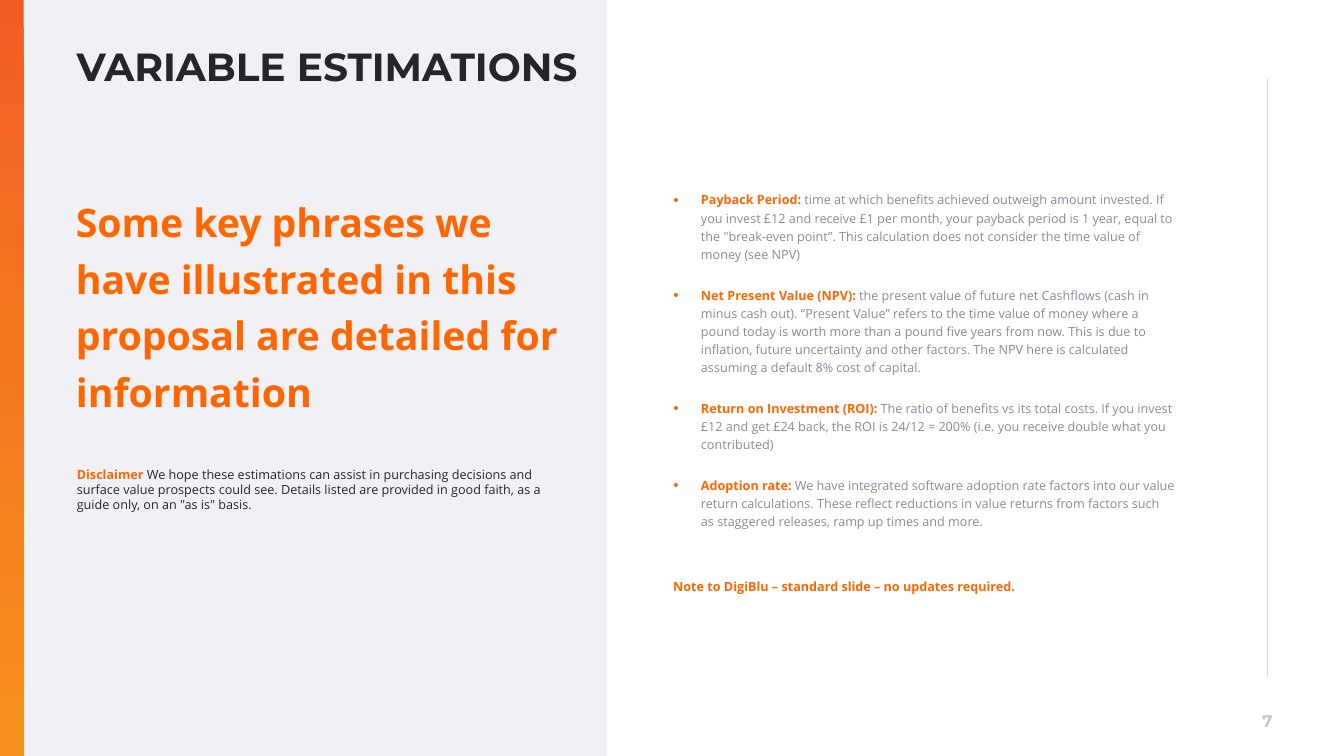
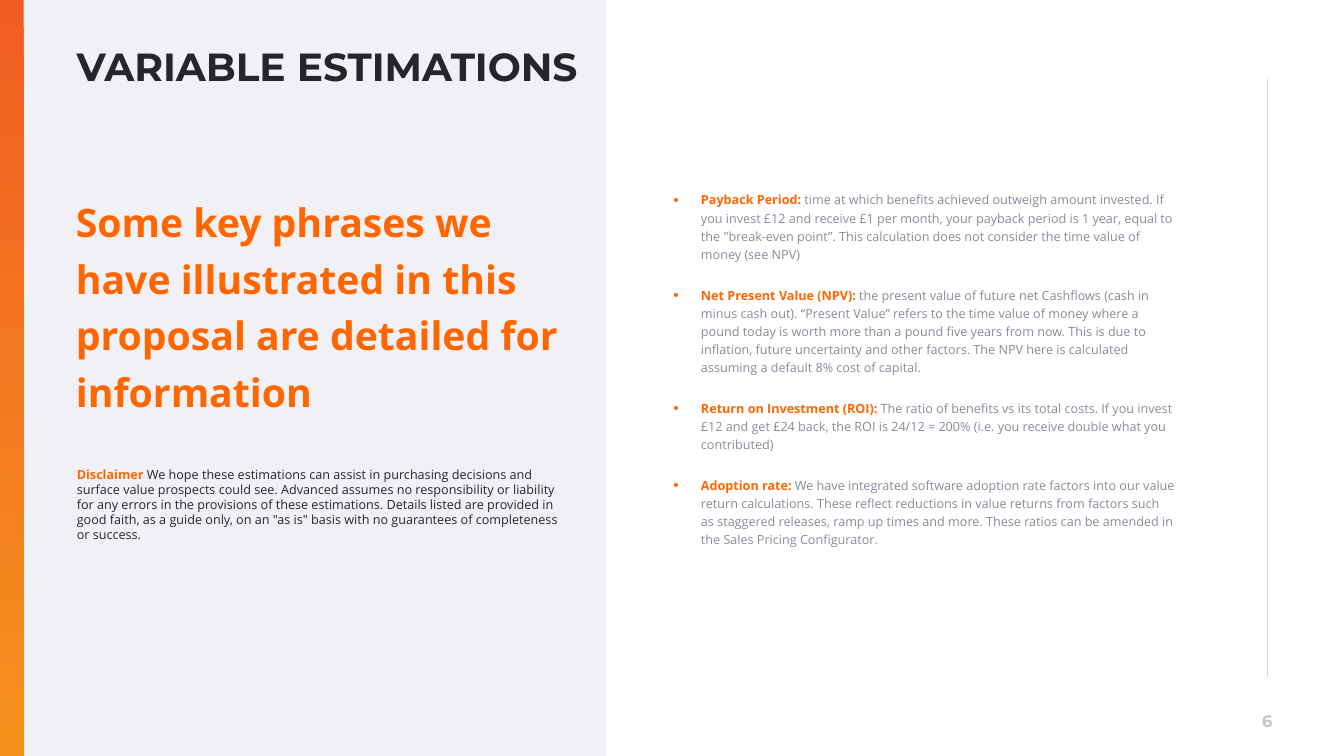
Before and after one commit to muratozdemirpiblo/ppt-api, a slide deck: slide 6 of output.pptx (slide 7 before the commit). Drawn at 1344x756 pixels with LibreOffice and Linux fonts; fonts in the diff are those of the drawing; background and template pictures are left out. Boxes give left, top, right and bottom in pixels: in the first picture for what was removed or moved away, otherwise in the second. Text is boxed around its words. In the diff, an @@ line names an element or a change of style, - is before the commit and + after.

```diff
--- a/output.pptx
+++ b/output.pptx
@@ text at <box>77,469,558,539</box>: text changed @@
-Disclaimer We hope these estimations can assist in purchasing decisions and surface value prospects could see. Details listed are provided in good faith, as a guide only, on an "as is" basis.
+Disclaimer We hope these estimations can assist in purchasing decisions and surface value prospects could see. Advanced assumes no responsibility or liability for any errors in the provisions of these estimations. Details listed are provided in good faith, as a guide only, on an "as is" basis with no guarantees of completeness or success.
@@ text at <box>701,480,1174,547</box>: text changed @@
-• Adoption rate: We have integrated software adoption rate factors into our value return calculations. These reflect reductions in value returns from factors such as staggered releases, ramp up times and more.
+• Adoption rate: We have integrated software adoption rate factors into our value return calculations. These reflect reductions in value returns from factors such as staggered releases, ramp up times and more. These ratios can be amended in the Sales Pricing Configurator.
@@ text removed at <box>673,581,1015,594</box> @@
-Note to DigiBlu – standard slide – no updates required.
@@ page number at <box>1262,715,1273,727</box>: text changed @@
-7
+6
```
Also in this commit, not shown: 5 other slides changed, 1 slide removed, 7 other files.
